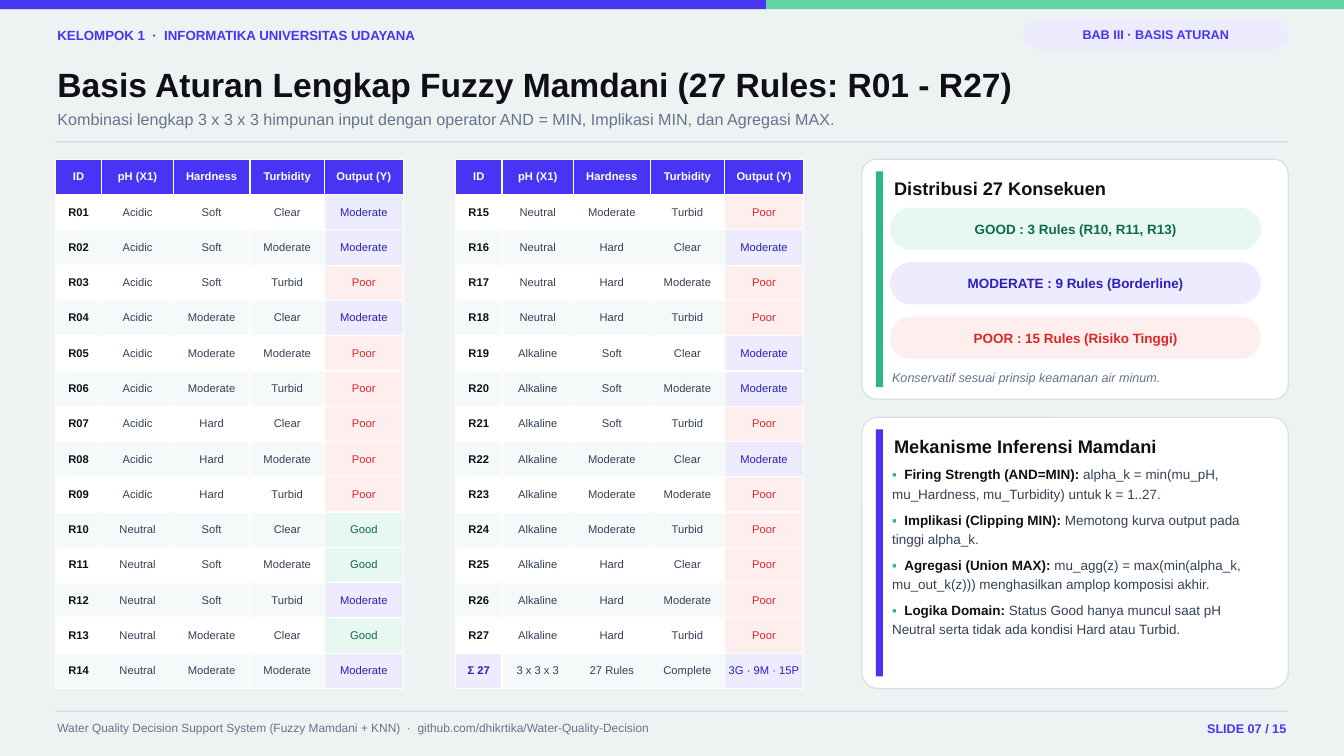
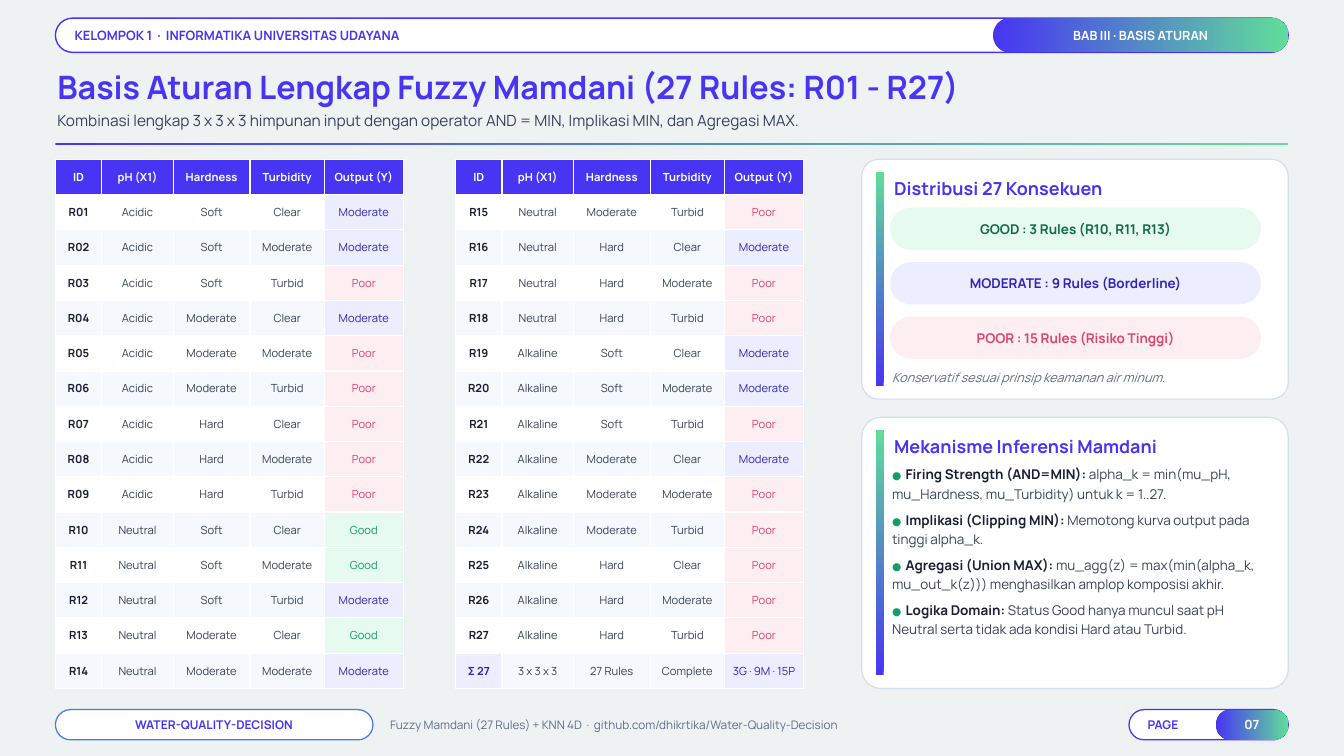
Before and after one commit to Niel-1/Water-Quality-Decision, a slide deck: slide 7 of docs/Presentasi_Final_Project_TLF_Kelompok_1.pptx. Drawn at 1344x756 pixels with LibreOffice and Linux fonts; fonts in the diff are those of the drawing; background and template pictures are left out. Boxes give left, top, right and bottom in pixels: in the first picture for what was removed or moved away, otherwise in the second. Text is boxed around its words. In the diff, an @@ line names an element or a change of style, - is before the commit and + after.

```diff
--- a/docs/Presentasi_Final_Project_TLF_Kelompok_1.pptx
+++ b/docs/Presentasi_Final_Project_TLF_Kelompok_1.pptx
@@ rectangle removed at bbox=[0, 0, 766, 9] @@
@@ rounded rectangle "KELOMPOK 1 · INFORMATIKA UNIVERSITAS ...": place and size @@
-rounded rectangle "KELOMPOK 1 · INFORMATIKA UNIVERSITAS ..." at bbox=[57, 30, 415, 40]
+rounded rectangle "KELOMPOK 1 · INFORMATIKA UNIVERSITAS ..." at bbox=[55, 18, 1289, 52]
@@ rounded rectangle "KELOMPOK 1 · INFORMATIKA UNIVERSITAS ..." at bbox=[55, 18, 1289, 52]: size 9.5 to 9.2 pt, font Arial to Manrope; line spacing 1.18 to 1; vertical alignment top to middle; fill none to #FFFFFF; outline none to #4735F3 1 pt @@
@@ rectangle removed at bbox=[766, 0, 1344, 9] @@
@@ rounded rectangle "BAB III · BASIS ATURAN": place and size @@
-rounded rectangle "BAB III · BASIS ATURAN" at bbox=[1023, 19, 1289, 49]
+rounded rectangle "BAB III · BASIS ATURAN" at bbox=[993, 18, 1289, 52]
@@ rounded rectangle "BAB III · BASIS ATURAN" at bbox=[993, 18, 1289, 52]: font Arial to Manrope, text colour #4735F3 to #FFFFFF; fill #EDEBFE to gradient #4735F3 to #61DD99 @@
@@ text "Basis Aturan Lengkap Fuzzy Mamdani ..." at bbox=[57, 71, 959, 107]: size 24 to 23 pt, font Arial to Manrope, text colour #0F1015 to #4735F3 @@
@@ text "Kombinasi lengkap 3 x 3 ..." at bbox=[57, 114, 799, 130]: size 11.5 to 11 pt, font Arial to Manrope, text colour #64748B to #364158 @@
@@ rectangle at bbox=[55, 143, 1289, 145]: fill #D3DFE5 to gradient #4735F3 to #61DD99 @@
@@ table at bbox=[55, 159, 403, 689] @@
@@ fill #EDEBFE to #ECEEFF in 5 cells @@
@@ fill #F6F9FA to #F5F8FD in 28 cells @@
@@ fill #FEEEEE to #FDEEF2 in 6 cells @@
@@ fill #E6F8F0 to #E6FAF0 in 3 cells @@
@@ font Arial to Manrope @@
@@ text colour #0F1015 to #181E34 in "R01", "R02", "R03", "R04" and 10 more places @@
@@ text colour #334155 to #364158 in "Acidic", "Soft", "Clear", "Acidic" and 38 more places @@
@@ text colour #2D1FB8 to #3124B8 in "Moderate", "Moderate", "Moderate", "Moderate" and 1 more places @@
@@ text colour #DC2626 to #D9466F in "Poor", "Poor", "Poor", "Poor" and 2 more places @@
@@ text colour #0F6A49 to #169B6A in "Good", "Good", "Good" @@
@@ table at bbox=[456, 159, 804, 689] @@
@@ fill #FEEEEE to #FDEEF2 in 9 cells @@
@@ fill #F6F9FA to #F5F8FD in 27 cells @@
@@ fill #EDEBFE to #ECEEFF in 6 cells @@
@@ font Arial to Manrope @@
@@ text colour #0F1015 to #181E34 in "R15", "R16", "R17", "R18" and 9 more places @@
@@ text colour #334155 to #364158 in "Neutral", "Moderate", "Turbid", "Neutral" and 38 more places @@
@@ text colour #DC2626 to #D9466F in "Poor", "Poor", "Poor", "Poor" and 5 more places @@
@@ text colour #2D1FB8 to #3124B8 in "Moderate", "Moderate", "Moderate", "Moderate" and 2 more places @@
@@ rounded rectangle at bbox=[862, 159, 1289, 399]: outline #D3DFE5 0.8 pt to #D2DFEC 0.85 pt; proportions changed @@
@@ rectangle at bbox=[876, 172, 883, 386]: fill #2BB885 to gradient #4735F3 to #61DD99 @@
@@ text "Distribusi 27 Konsekuen" at bbox=[894, 182, 1103, 196]: size 13 to 12.8 pt, font Arial to Manrope, text colour #0F1015 to #4735F3 @@
@@ rounded rectangle "GOOD : 3 Rules (R10, ..." at bbox=[890, 208, 1261, 250]: font Arial to Manrope; fill #E6F8F0 to #E6FAF0 @@
@@ rounded rectangle "MODERATE : 9 Rules (Borderline)" at bbox=[890, 262, 1261, 304]: font Arial to Manrope, text colour #2D1FB8 to #3124B8; fill #EDEBFE to #ECEEFF @@
@@ rounded rectangle "POOR : 15 Rules (Risiko ..." at bbox=[890, 317, 1261, 359]: font Arial to Manrope, text colour #DC2626 to #D9466F; fill #FEEEEE to #FDEEF2 @@
@@ text "Konservatif sesuai prinsip keamanan air ..." at bbox=[892, 373, 1166, 385]: font Arial to Manrope, text colour #64748B to #5E6C86 @@
@@ rounded rectangle at bbox=[862, 417, 1289, 689]: outline #D3DFE5 0.8 pt to #D2DFEC 0.85 pt; proportions changed @@
@@ rectangle at bbox=[876, 431, 883, 676]: fill #4735F3 to gradient #4735F3 to #61DD99 @@
@@ text "Mekanisme Inferensi Mamdani" at bbox=[894, 440, 1156, 454]: size 13 to 12.8 pt, font Arial to Manrope, text colour #0F1015 to #4735F3 @@
@@ text at bbox=[892, 467, 1255, 634]: text changed; font Arial to Manrope; text colour #334155 to #364158 @@
-▪ Firing Strength (AND=MIN): alpha_k = min(mu_pH, mu_Hardness, mu_Turbidity) untuk k = 1..27.
-▪ Implikasi (Clipping MIN): Memotong kurva output pada tinggi alpha_k.
-▪ Agregasi (Union MAX): mu_agg(z) = max(min(alpha_k, mu_out_k(z))) menghasilkan amplop komposisi akhir.
-▪ Logika Domain: Status Good hanya muncul saat pH Neutral serta tidak ada kondisi Hard atau Turbid.
+● Firing Strength (AND=MIN): alpha_k = min(mu_pH, mu_Hardness, mu_Turbidity) untuk k = 1..27.
+● Implikasi (Clipping MIN): Memotong kurva output pada tinggi alpha_k.
+● Agregasi (Union MAX): mu_agg(z) = max(min(alpha_k, mu_out_k(z))) menghasilkan amplop komposisi akhir.
+● Logika Domain: Status Good hanya muncul saat pH Neutral serta tidak ada kondisi Hard atau Turbid.
@@ rectangle removed at bbox=[55, 711, 1289, 712] @@
@@ rounded rectangle added at bbox=[55, 710, 373, 740], fill #FFFFFF, outline #4E7AE8 0.9 pt, 8.6 pt, text #4735F3, bold @@
+WATER-QUALITY-DECISION
@@ text at bbox=[390, 719, 838, 732]: text changed; size 8.5 to 8.4 pt; font Arial to Manrope; text colour #64748B to #5E6C86 @@
-Water Quality Decision Support System (Fuzzy Mamdani + KNN) · github.com/dhikrtika/Water-Quality-Decision
+Fuzzy Mamdani (27 Rules) + KNN 4D · github.com/dhikrtika/Water-Quality-Decision
@@ rounded rectangle added at bbox=[1129, 710, 1289, 740], fill #FFFFFF, outline #4735F3 0.9 pt, 8.6 pt, text #4735F3, bold @@
+PAGE
@@ rounded rectangle "07": place and size @@
-rounded rectangle "07" at bbox=[1207, 724, 1286, 733]
+rounded rectangle "07" at bbox=[1216, 710, 1289, 740]
@@ rounded rectangle "07" at bbox=[1216, 710, 1289, 740]: vertical alignment top to middle; fill none to gradient #4735F3 to #61DD99 @@
@@ text in rounded rectangle at bbox=[1244, 719, 1259, 729]: text changed; font Arial to Manrope; text colour #4735F3 to #FFFFFF @@
-SLIDE 07 / 15
+07
```
Also in this commit, not shown: 14 other slides changed, 2 other files.
